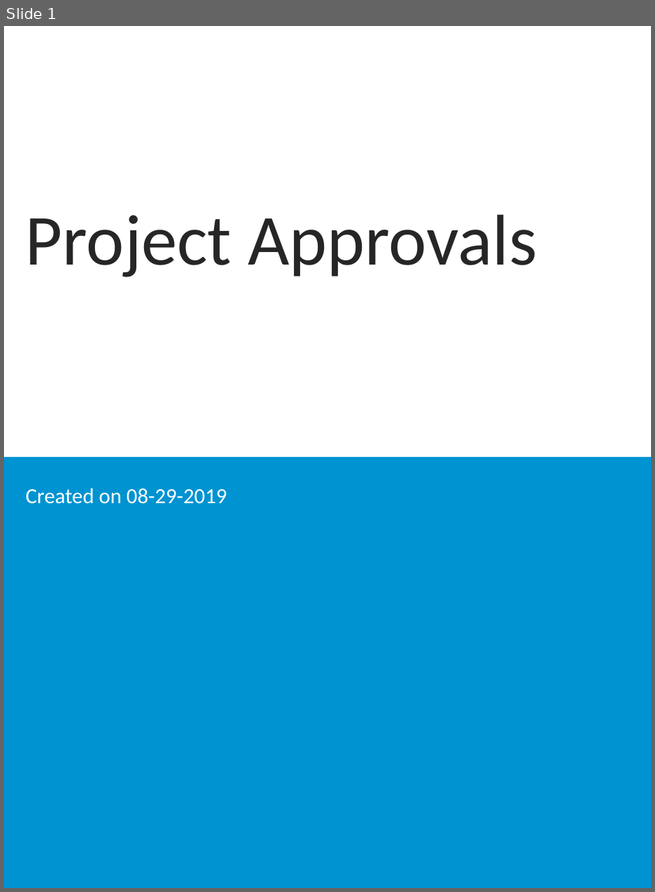
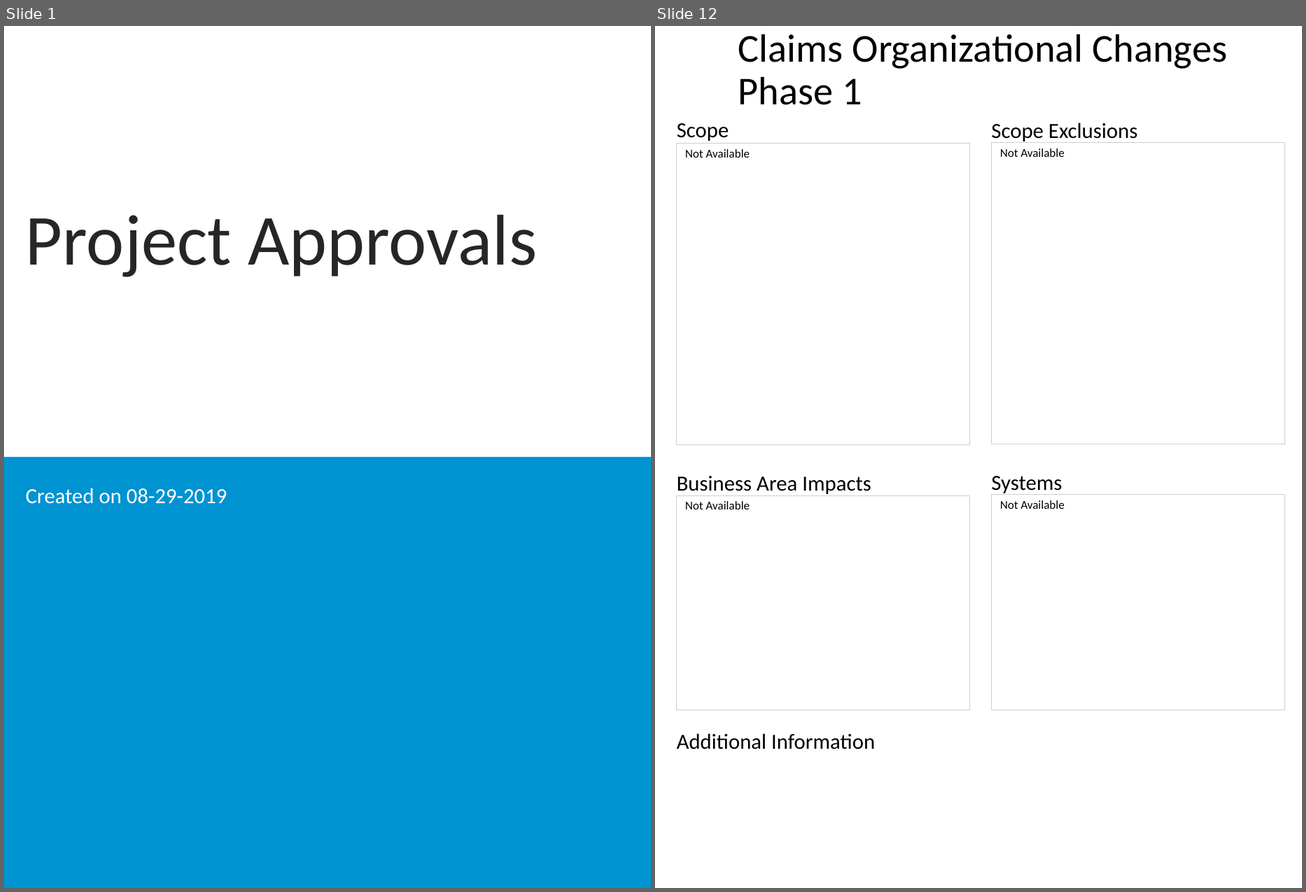
Before and after one commit to spikewood/Project-Report-Generator, a slide deck: ppt_output.pptx. Shown side by side, each under a label of ours: slide 1 before the commit, slides 1 and 12 after it; the slides between them are not shown. The pictures are 655x892 and 1306x892 pixels, drawn with LibreOffice and Linux fonts; fonts in the diff are those of the drawing; background and template pictures are left out. Boxes give left, top, right and bottom in pixels: in the first picture for what was removed or moved away, otherwise in the second. Text is boxed around its words. In the diff, an @@ line names an element or a change of style, - is before the commit and + after.

```diff
--- a/ppt_output.pptx
+++ b/ppt_output.pptx
@@ slide 12 added at [655,26,1302,888], background #FFFFFF @@
@@ title added at [738,34,1228,105], 33 pt, text #000000 @@
+Claims Organizational Changes Phase 1
@@ text added at [677,123,729,141], 18 pt, text #000000 @@
+Scope
@@ text added at [991,123,1137,144], 18 pt, text #000000 @@
+Scope Exclusions
@@ text added at [677,144,970,445], outline #D0CECE 0.75 pt, 10 pt, text #000000 @@
+Not Available
@@ text added at [991,142,1284,445], outline #D0CECE 0.75 pt, 10 pt, text #000000 @@
+Not Available
@@ text added at [677,476,871,496], 18 pt, text #000000 @@
+Business Area Impacts
@@ text added at [991,476,1062,496], 18 pt, text #000000 @@
+Systems
@@ text added at [677,496,970,711], outline #D0CECE 0.75 pt, 10 pt, text #000000 @@
+Not Available
@@ text added at [991,495,1284,711], outline #D0CECE 0.75 pt, 10 pt, text #000000 @@
+Not Available
@@ text added at [677,734,875,750], 18 pt, text #000000 @@
+Additional Information
```
Also in this commit, not shown: 2 slides changed, 15 other slides added, 26 slides removed, 4 other files.
